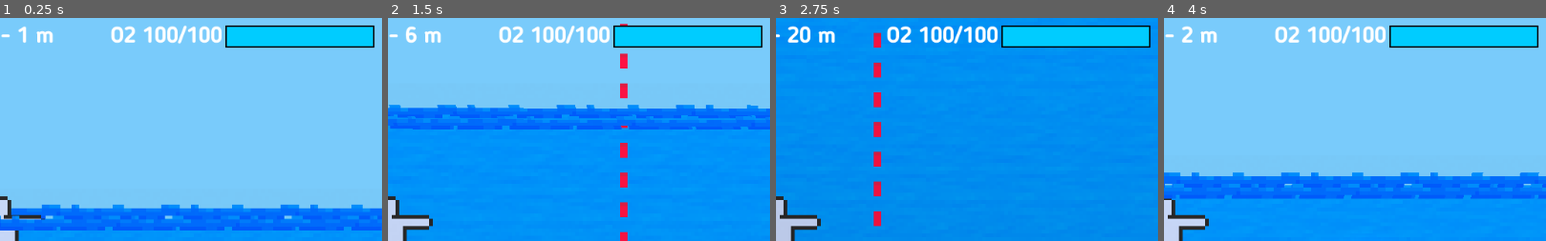
Above: before the commit, frames 1-4 (left to right).
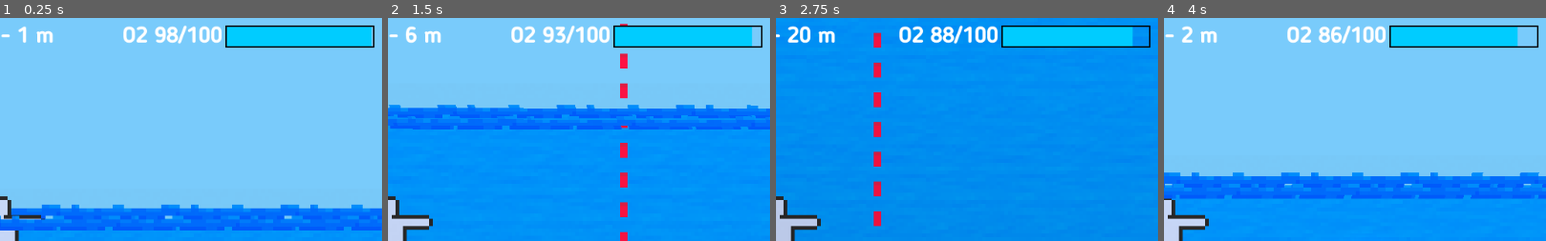
Above: after the commit, the same moments.

Repository: eliaperantoni/fisherman
Game: Godot game, scene res://scenes/main/Main.tscn
The game is run twice, just before and just after one commit, with the same random seed, the same clock (stepped at 60 frames per second) and the same inputs.
Inputs:
- Up to frame 1 (0.25 s): no input
- Up to frame 2 (1.5 s): hold Right (ui_right) 0.53-1.28 s; hold Shift 0.53-1.28 s; hold Down (ui_down) from 1.28 s (still down); tap Shift at 1.35 s
- Up to frame 3 (2.75 s): release Down (ui_down) at 2.03 s; hold Right (ui_right) from 2.03 s (still down); hold Shift from 2.03 s (still down)
- Up to frame 4 (4 s): release Right (ui_right) at 2.78 s; release Shift at 2.78 s; hold Up (ui_up) 2.78-3.53 s; tap Shift at 2.85 s; hold Left (ui_left) from 3.53 s (still down); hold Shift from 3.53 s (still down)
The pictures show only the part of the screen within x 50-100%, y 0-50%; the shares and areas given below are measured in that part.

The runs differ from the first frame. In frame 1, 0.6% of the frame differs, in the area x 29-98%, y 3-13%; in frame 2, 0.9%; in frame 3, 1.1%; in frame 4, 1.1%.

Commit message:
Bug oxygen

Diff:
--- a/scenes/interface/interface.gd
+++ b/scenes/interface/interface.gd
@@ -20,10 +20,6 @@
 func _set_deep(value):
 	$DeepCounter.text = "DEEP - %s m" % value
 
-func _on_player_oxygen_modified(value):
-	_set_oxygen(value)
-
-
 func player_moved(position):
 	var value = position/5
 	if value<0:
@@ -34,3 +30,7 @@
 
 func _on_Player_life_modified(life):
 	_set_life(life)
+
+
+func _on_Player_oxygen_modified(value):
+	_set_oxygen(value)
